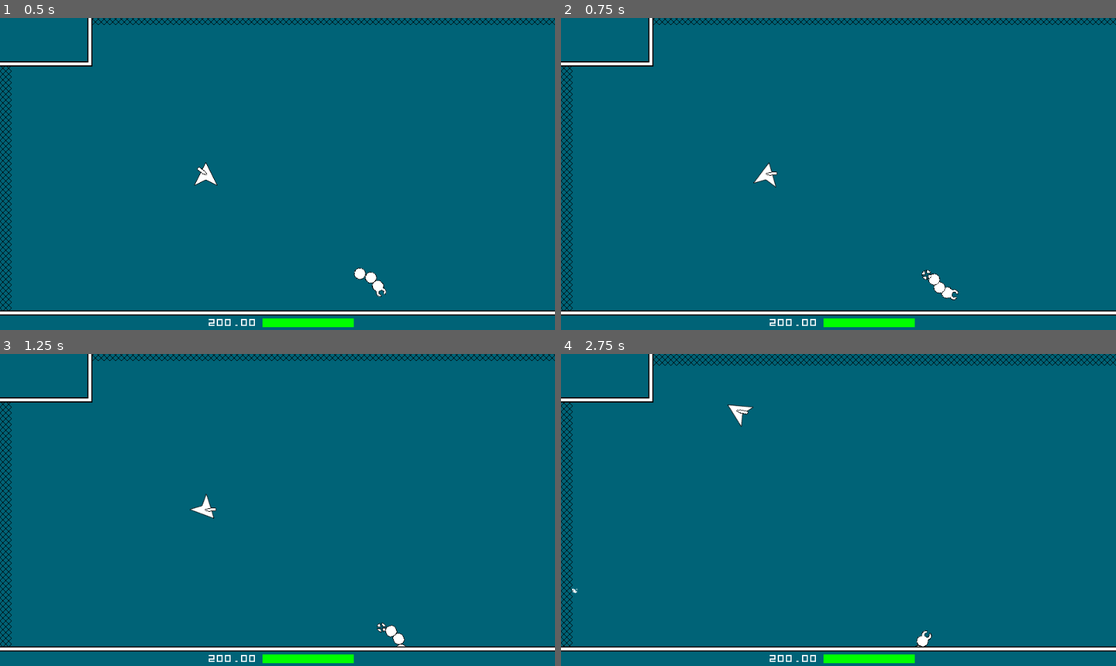
Above: before the commit, frames 1-4 (two rows, left to right).
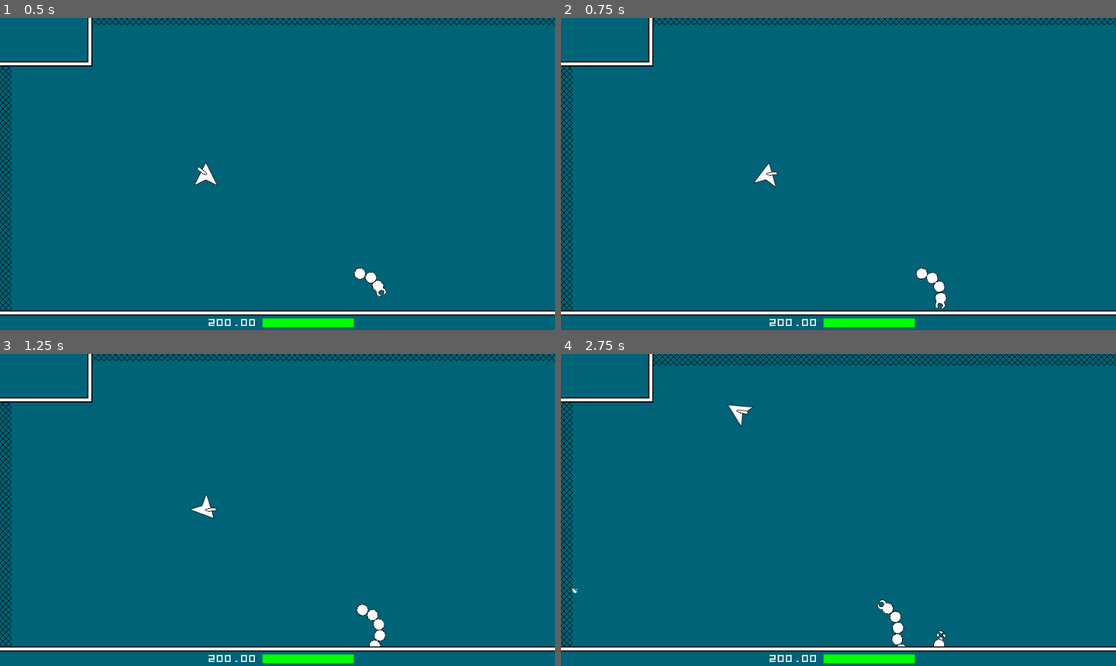
Above: after the commit, the same moments.

Repository: LangII/ProjectSpaceMiner
Game: Godot game, scene res://scenes/Main.tscn
The game is run twice, just before and just after one commit, with the same random seed, the same clock (stepped at 60 frames per second) and the same inputs.
Inputs (mouse positions are in pixels of both pictures, inside the frame that each line leads up to):
- Up to frame 1 (0.5 s): no input
- Up to frame 2 (0.75 s): move the mouse to (960, 158) at 0.52 s; hold D (right) from 0.53 s (still down); tap T (test) at 0.6 s
- Up to frame 3 (1.25 s): keep holding D (right)
- Up to frame 4 (2.75 s): move the mouse to (727, 525) at 1.27 s; release D (right) at 1.28 s; hold S (down) 1.28-2.03 s; click (727, 525) at 1.35 s; tap T (test) at 1.55, 2.1 s; move the mouse to (894, 441) at 2.02 s; hold D (right) from 2.03 s (still down)

Frame 1 is identical in both runs. In frame 2, 0.3% of the frame differs, in the area x 63-72%, y 79-94%; in frame 3, 0.4%; in frame 4, 0.5%, in the area x 56-70%, y 78-94%.
Error before the commit: Invalid get index 'Segment01' (on base: 'Dictionary'). (res://scripts/Enemy02.gd:461)

Commit message:
wip enemy02 split v03

Diff:
--- a/scripts/Bullet01.gd
+++ b/scripts/Bullet01.gd
@@ -54,7 +54,7 @@
 
 
 func collidedWithTileMap(col):
-	var mod_normal = col.normal.clamped(COLLISION_NORMAL_CLAMP)
+	var mod_normal = col.normal.limit_length(COLLISION_NORMAL_CLAMP)
 	var tile_pos = tile_map.world_to_map(col.position - mod_normal)
 	tile_map_logic.tileTakesDmg(tile_pos, DMG)
 	endOfCollision()
--- a/scripts/Enemy02.gd
+++ b/scripts/Enemy02.gd
@@ -1,14 +1,45 @@
+
+"""
+NEXT TO DOS
+-----------
+
+2023-02-05
+
+- Next to do is link split() to takeDmg() (depending on node taking damage).
+
+- Then make it so if Head or last Segment takes damage to 0 health, split() does not occur.
+Instead, those single nodes get deleted.
+
+- Then trigger whole Enemy02 death from Tail death.
+
+- Then create drop sprites and initiate them.
+
+- Then make Enemy02 start to target Ship.
+
+- Then create functionality of Ship taking damage and being knocked back from collision with
+Enemy02 (all collisions including Head, all Segments, and Tail).
+
+
+LOW PRIORITY TO DOS
+-------------------
+
+2023-02-05
+
+- From split...
+
+	- Resulting Enemy02s have an inconsistent gap between segments (SPINE_TO_SPINE_DIST).
+
+	- Front Enemy02 should keep old Enemy02's target.  It does not.  After split(), both front and
+	back Enemy02s make dramatic turns to pursue new targets.
+"""
 
 extends KinematicBody2D
 
 onready var util = get_node('/root/Main/Utilities')
-#onready var gameplay = get_node('/root/Main/Gameplay')
-#onready var ship = get_node('/root/Main/Gameplay/Ship')
-#onready var tilemap = get_node('/root/Main/Gameplay/TileMap')
 onready var _enemies_ = get_node('/root/Main/Gameplay/Enemies')
 
 onready var segment_scn = preload('res://scenes/Enemy02Segment.tscn')
-onready var enemy_02 = load('res://scenes/Enemy02.tscn')
+onready var enemy02 = load('res://scenes/Enemy02.tscn')
 
 
 ####################################################################################################
@@ -20,13 +51,12 @@
 onready var TAIL_SPIN_SPEED = 5
 onready var tail_spin_dir = util.getRandomItemFromArray([+1, -1])
 
-onready var SEGMENT_COUNT_LOW = 0
-onready var SEGMENT_COUNT_HIGH = 21
-onready var SPEED_LOW = 100
-onready var SPEED_HIGH = 60
-onready var INNER_TURN_SHARPNESS_LOW = 2.5
-onready var INNER_TURN_SHARPNESS_HIGH = 1.5
-
+onready var SEGMENT_COUNT_MIN = 0
+onready var SEGMENT_COUNT_MAX = 21
+onready var SPEED_MIN = 100
+onready var SPEED_MAX = 60
+onready var INNER_TURN_SHARPNESS_MIN = 2.5
+onready var INNER_TURN_SHARPNESS_MAX = 1.5
 onready var SEGMENT_COUNT = null
 onready var SPEED = null
 onready var INNER_TURN_SHARPNESS = null
@@ -48,7 +78,6 @@
 onready var TOTAL_SPINE_COUNT = null
 
 """ TODO:  initial target to be randomly generated """
-#onready var target = Vector2(620, 1000)
 onready var target = Vector2()
 
 onready var dist_to_target = 0.0
@@ -65,7 +94,6 @@
 onready var NEW_TARGET_DIST_MAX = 400
 
 onready var is_touching_wall = false
-onready var prev_is_touching_wall = false
 onready var can_get_new_target_from_col = true
 
 onready var CAN_GEN_NEW_TARGET_FROM_COL_DELAY = 2
@@ -88,6 +116,9 @@
 
 onready var segments_data = {}
 
+onready var LOWEST_SEGMENT_NAME = ''
+onready var HIGHEST_SEGMENT_NAME = ''
+
 
 ####################################################################################################
 
@@ -97,7 +128,7 @@
 	pass
 
 
-func init(_segment_count:int, _split_data_pack:Dictionary={}) -> void:
+func init(_segment_count:int, _from_split:bool=false, _spine:Array=[], _segments_data:Dictionary={}) -> void:
 
 	updateVarsFromSegmentCount(_segment_count)
 
@@ -109,27 +140,15 @@
 
 	$CanGenNewTargetFromColTimer.wait_time = CAN_GEN_NEW_TARGET_FROM_COL_DELAY
 
-#	if not _split_data_pack:
 	genNewTarget()
 
-	if _split_data_pack:
-		spine = _split_data_pack['spine']
-#		target = _split_data_pack['target']
-
-#		segments_data = _split_data_pack['segments_data']
-
-		for segment_name in _split_data_pack['segments_data'].keys():
-			segments_data[segment_name]['health'] = _split_data_pack['segments_data'][segment_name]['health']
-			segments_data[segment_name]['wounded_level'] = _split_data_pack['segments_data'][segment_name]['wounded_level']
-
-		for segment_name in segments_data.keys():
-			if segments_data[segment_name]['health'] < SEGMENT_MAX_HEALTH:
-				HAS_TAKEN_DMG = true
-				startWoundedTweenHighUp()
-				startWoundedTweenLowUp()
-				break
-#
-		print("\nsegments_data = ", segments_data)
+	if _from_split:
+
+		spine = _spine
+
+		handleSegmentsDataFromSplitInit(_segments_data)
+
+	setLowestHighestSegmentNames()
 
 
 func _process(_delta:float) -> void:
@@ -170,19 +189,13 @@
 
 
 func updateVarsFromSegmentCount(_segment_count:int) -> void:
-	if _segment_count < SEGMENT_COUNT_LOW or _segment_count > SEGMENT_COUNT_HIGH:
+	if _segment_count < SEGMENT_COUNT_MIN or _segment_count > SEGMENT_COUNT_MAX:
 		util.throwError(
 			"Enemy02.updateVarsFromSegmentCount() arg _segment_count must be between %s and %s " %
-			[SEGMENT_COUNT_LOW, SEGMENT_COUNT_HIGH] + "inclusively."
+			[SEGMENT_COUNT_MIN, SEGMENT_COUNT_MAX] + "inclusively."
 		)
 	SEGMENT_COUNT = _segment_count
-	SPEED = util.normalize(
-		SEGMENT_COUNT, SEGMENT_COUNT_LOW, SEGMENT_COUNT_HIGH, SPEED_LOW, SPEED_HIGH
-	)
-	INNER_TURN_SHARPNESS = util.normalize(
-		SEGMENT_COUNT, SEGMENT_COUNT_LOW, SEGMENT_COUNT_HIGH, INNER_TURN_SHARPNESS_LOW,
-		INNER_TURN_SHARPNESS_HIGH
-	)
+	updateSpeedAndInnerTurnSharpness()
 
 
 func initSpine() -> void:
@@ -241,14 +254,37 @@
 	}
 
 
-#func moveSegmentsToIgnored() -> void:
-#	for segment_name in segments_map.keys():
-#		var segment_node = get_node(segment_name)
-#		remove_child(segment_node)
-#		$Ignored.add_child(segment_node)
-
-
-####################################################################################################
+func handleSegmentsDataFromSplitInit(_segments_data:Dictionary) -> void:
+	for segment_name in _segments_data.keys():
+		# Only transfer 'health' and 'wounded_level' from _segments_data.  Node ref DO NOT get transfered.
+		segments_data[segment_name]['health'] = _segments_data[segment_name]['health']
+		segments_data[segment_name]['wounded_level'] = _segments_data[segment_name]['wounded_level']
+		if segments_data[segment_name]['health'] < SEGMENT_MAX_HEALTH:  HAS_TAKEN_DMG = true
+	if HAS_TAKEN_DMG:
+		startWoundedTweenHighUp()
+		startWoundedTweenLowUp()
+
+
+func setLowestHighestSegmentNames() -> void:
+	var segment_names = []
+	for segment_name in segments_data.keys():
+		if not segment_name in ['Head', 'Tail']:
+			segment_names += [segment_name]
+	LOWEST_SEGMENT_NAME = segment_names.min()
+	HIGHEST_SEGMENT_NAME = segment_names.max()
+
+
+####################################################################################################
+
+
+func updateSpeedAndInnerTurnSharpness() -> void:
+	SPEED = util.normalize(
+		SEGMENT_COUNT, SEGMENT_COUNT_MIN, SEGMENT_COUNT_MAX, SPEED_MIN, SPEED_MAX
+	)
+	INNER_TURN_SHARPNESS = util.normalize(
+		SEGMENT_COUNT, SEGMENT_COUNT_MIN, SEGMENT_COUNT_MAX, INNER_TURN_SHARPNESS_MIN,
+		INNER_TURN_SHARPNESS_MAX
+	)
 
 
 func updateCurDir() -> void:
@@ -334,18 +370,21 @@
 	HAS_TAKEN_DMG = true
 	var segment_name = ''
 	if _node_took_dmg.name.begins_with('Segment'):		segment_name = _node_took_dmg.name
-	elif _node_took_dmg.name.begins_with('Enemy02'):	segment_name = 'Head'
+	elif (
+		_node_took_dmg.name.begins_with('Enemy02')
+		or _node_took_dmg.name.begins_with('@Enemy02')
+	):													segment_name = 'Head'
 	elif _node_took_dmg.name == 'Tail':					segment_name = 'Tail'
 	segments_data[segment_name]['health'] -= _dmg
 	setWoundedLevels(segment_name)
 	startWoundedTweenHighUp()
 	startWoundedTweenLowUp()
+	if segment_name in ['Head', 'Tail', HIGHEST_SEGMENT_NAME]:  return
+	if segments_data[segment_name]['health'] <= 0:
+		split(segment_name)
 
 
 func startWoundedTweenHighUp() -> void:
-
-#	util.printWithTime("started startWoundedTweenHighUp()")
-
 	if not HAS_TAKEN_DMG:  return
 	for segment_name in segments_data.keys():
 		var wounded_level = segments_data[segment_name]['wounded_level']
@@ -356,13 +395,8 @@
 		)
 	$WoundedTweenHighUp.start()
 
-#	util.printWithTime("finished startWoundedTweenHighUp()")
-
 
 func startWoundedTweenHighDown():
-
-#	util.printWithTime("started startWoundedTweenHighDown()")
-
 	if not HAS_TAKEN_DMG:  return
 	for segment_name in segments_data.keys():
 		var wounded_level = segments_data[segment_name]['wounded_level']
@@ -373,13 +407,8 @@
 		)
 	$WoundedTweenHighDown.start()
 
-#	util.printWithTime("finished startWoundedTweenHighDown()")
-
 
 func startWoundedTweenLowUp() -> void:
-
-#	util.printWithTime("started startWoundedTweenLowUp()")
-
 	if not HAS_TAKEN_DMG:  return
 	for segment_name in segments_data.keys():
 		var wounded_level = segments_data[segment_name]['wounded_level']
@@ -390,13 +419,8 @@
 		)
 	$WoundedTweenLowUp.start()
 
-#	util.printWithTime("finished startWoundedTweenLowUp()")
-
 
 func startWoundedTweenLowDown():
-
-#	util.printWithTime("started startWoundedTweenLowDown()")
-
 	if not HAS_TAKEN_DMG:  return
 	for segment_name in segments_data.keys():
 		var wounded_level = segments_data[segment_name]['wounded_level']
@@ -407,8 +431,6 @@
 		)
 	$WoundedTweenLowDown.start()
 
-#	util.printWithTime("finished startWoundedTweenLowDown()")
-
 
 func setWoundedLevels(_segment_name:String) -> void:
 	for level in WOUNDED_MAP.keys():
@@ -420,14 +442,6 @@
 			return
 
 
-#func getSplitDataPack() -> Dictionary:
-#	var split_data_pack_ = {}
-#	var spine_ = null
-#
-#
-#	return split_data_pack_
-
-
 func split(_del_segment_name:String) -> void:
 
 	"""
@@ -437,6 +451,14 @@
 
 	var del_segment_i = int(_del_segment_name.substr(7, 2))
 
+	instFrontEnemy02FromSplit(_del_segment_name, del_segment_i)
+
+	updatesFromSplit(del_segment_i)
+
+	updateSpeedAndInnerTurnSharpness()
+
+	genNewTarget()
+
 	$WoundedTweenHighUp.remove_all()
 	$WoundedTweenHighDown.remove_all()
 	$WoundedTweenLowUp.remove_all()
@@ -444,105 +466,65 @@
 
 	$HeadImg.modulate = Color(1, 1, 1, 1)
 
-	var front_enemy02_global_position = global_position
-
-#	SEGMENT_COUNT = 4
-	SEGMENT_COUNT -= del_segment_i + 1
-
-#	var new_head = 'Segment04'
-	var new_head = 'Segment%02d' % [del_segment_i + 1]
-
-	var front_enemy02_segments_data = {}
-
-#	for segment_name in ['Segment01', 'Segment02']:
-	for i in range(1, del_segment_i):
-		var segment_name = 'Segment%02d' % [i]
-
-		front_enemy02_segments_data[segment_name] = segments_data[segment_name]
-
-#	front_enemy02_segments_data['Head'] = segments_data['Head']
-	front_enemy02_segments_data['Head'] = segments_data['Head'].duplicate(true)
-
-	front_enemy02_segments_data['Tail'] = segments_data['Tail']
-
-#	segments_data['Head']['health'] = segments_data['Segment04']['health']
-#	segments_data['Head']['wounded_level'] = segments_data['Segment04']['wounded_level']
-	segments_data['Head']['health'] = segments_data[new_head]['health']
-	segments_data['Head']['wounded_level'] = segments_data[new_head]['wounded_level']
-
-#	var new_head_i = segments_map['Segment04']['spine_i']
-	var new_head_i = segments_map[new_head]['spine_i']
-
-#	var new_spine = spine.slice(segments_map['Segment04']['spine_i'], spine.size())
-	var new_spine = spine.slice(segments_map[new_head]['spine_i'], spine.size())
-
-#	var new_head_global_position = spine[segments_map['Segment04']['spine_i']]
-	var new_head_global_position = spine[segments_map[new_head]['spine_i']]
-
-#	var front_enemy02_spine = spine.slice(0, segments_map['Segment03']['spine_i'])
-	var front_enemy02_spine = spine.slice(0, segments_map[_del_segment_name]['spine_i'])
-
-
-#	for segment_name in ['Segment01', 'Segment02', 'Segment03', 'Segment04']:
-	for i in range(1, del_segment_i + 2):
-		var segment_name = 'Segment%02d' % [i]
-
-		get_node(segment_name).queue_free()
-
-		segments_map.erase(segment_name)
-
-		segments_data.erase(segment_name)
-
-	for segment_name in segments_map.keys():
-
-		segments_map[segment_name]['spine_i'] -= new_head_i
-
-	spine = new_spine
-
-	global_position = new_head_global_position
-
-	SPEED = util.normalize(
-
-#		4, SEGMENT_COUNT_LOW, SEGMENT_COUNT_HIGH, SPEED_LOW, SPEED_HIGH
-		SEGMENT_COUNT, SEGMENT_COUNT_LOW, SEGMENT_COUNT_HIGH, SPEED_LOW, SPEED_HIGH
-
-	)
-	INNER_TURN_SHARPNESS = util.normalize(
-
-#		4, SEGMENT_COUNT_LOW, SEGMENT_COUNT_HIGH, INNER_TURN_SHARPNESS_LOW,
-		SEGMENT_COUNT, SEGMENT_COUNT_LOW, SEGMENT_COUNT_HIGH, INNER_TURN_SHARPNESS_LOW,
-
-		INNER_TURN_SHARPNESS_HIGH
-	)
-
-	var front_target = target
-
-	genNewTarget()
-
 	startWoundedTweenHighUp()
 	startWoundedTweenLowUp()
 
-#	print("\nspine =\n", spine)
-#	print("\nsegments_map =\n", segments_map)
-#	print("\nsegments_data =\n", segments_data)
-
-	"""~~~~~~~~~~~~~~~~~~~~~~~~~~~~~~~~~~~~~~~~~~~~~~~~~~~~~~~~~~~~~~~~~~~~~~~~~~~~~~~~~~~~~~~~~~"""
-
-	var split_data_pack = {
-		'spine': front_enemy02_spine,
-		'segments_data': front_enemy02_segments_data,
-		'target': target
-	}
-
-	print("\nfront_enemy02_segments_data = ", front_enemy02_segments_data)
-
-	var new_front_enemy_02 = enemy_02.instance()
-	_enemies_.add_child(new_front_enemy_02)
-
-#	new_front_enemy_02.init(2, split_data_pack)
-	new_front_enemy_02.init(del_segment_i - 1, split_data_pack)
-
-	new_front_enemy_02.global_position = front_enemy02_global_position
+
+func instFrontEnemy02FromSplit(_del_segment_name:String, _del_segment_i:int) -> void:
+	var new_front_segments_data = {}
+	for i in range(int(LOWEST_SEGMENT_NAME.substr(7, 2)), _del_segment_i):
+		var segment_name = 'Segment%02d' % [i]
+		new_front_segments_data[segment_name] = segments_data[segment_name]
+	new_front_segments_data['Head'] = segments_data['Head'].duplicate(true)
+	new_front_segments_data['Tail'] = segments_data['Tail']
+	var enemy02_inst = enemy02.instance()
+	_enemies_.add_child(enemy02_inst)
+	enemy02_inst.init(
+		_del_segment_i - 1,
+		true,
+
+		# Giving a large buffer to end of slice for quick and dirty debug.
+		spine.slice(0, segments_map[_del_segment_name]['spine_i'] + 100),
+
+		new_front_segments_data
+	)
+	enemy02_inst.global_position = global_position
+
+
+func updatesFromSplit(_del_segment_i:int) -> void:
+
+	SEGMENT_COUNT -= _del_segment_i + 1
+	var new_head_segment = 'Segment%02d' % [_del_segment_i + 1]
+
+	# Transfer health and wounded data from segment to new head.
+	segments_data['Head']['health'] = segments_data[new_head_segment]['health']
+	segments_data['Head']['wounded_level'] = segments_data[new_head_segment]['wounded_level']
+
+	# Save spine and pos data before making deletions on segments map and data.
+	var new_head_spine_i = segments_map[new_head_segment]['spine_i']
+	var new_spine = spine.slice(segments_map[new_head_segment]['spine_i'], spine.size())
+	var new_head_global_position = spine[segments_map[new_head_segment]['spine_i']]
+
+	# Delete "front" section of segments.
+	for i in range(int(LOWEST_SEGMENT_NAME.substr(7, 2)), _del_segment_i + 2):
+		var segment_name = 'Segment%02d' % [i]
+		get_node(segment_name).queue_free()
+		segments_map.erase(segment_name)
+		segments_data.erase(segment_name)
+
+	var buffer_spine = []
+	for _i in range(50):
+		buffer_spine += [new_spine[-1]]
+
+	# Transfer saved spine and pos data to new "back" section of segments.
+	for segment_name in segments_map.keys():  segments_map[segment_name]['spine_i'] -= new_head_spine_i
+
+#	spine = new_spine
+	spine = new_spine + buffer_spine
+
+	global_position = new_head_global_position
+
+	setLowestHighestSegmentNames()
 
 
 ####################################################################################################
--- a/scripts/Main.gd
+++ b/scripts/Main.gd
@@ -8,23 +8,7 @@
 	################################################################################################
 	""" TESTING """
 
-#	var var01 = 100
-#	var var02 = var01
-#
-#	print("\nvar01 = ", var01)
-#	print("var02 = ", var02)
-#
-#	var02 += 50
-#
-#	print("\nvar01 = ", var01)
-#	print("var02 = ", var02)
-#
-#	print("\nTime.get_time_string_from_system() = ", Time.get_time_string_from_system())
-#	print("\nOS.get_system_time_msecs() - OS.get_system_time_secs()*1000 = ", OS.get_system_time_msecs() - OS.get_system_time_secs()*1000)
-
-#	print("test = ", 'Segment04'.substr(7, 2))
-
-#	for i in range(1, 3):
+#	for i in range(1, 5):
 #		print("i = ", i)
 
 #	return
@@ -42,9 +26,21 @@
 
 	if Input.is_action_just_pressed('test'):
 
-		var enemy = get_node('Gameplay/Enemies/Enemy02')
+		var enemies = get_node('Gameplay/Enemies')
 
-		enemy.split('Segment03')
+		for enemy in enemies.get_children():
+
+			print("\n\n\n%s:" % [enemy.name])
+
+			print("\nenemy.spine =\n", enemy.spine)
+
+			print("\nenemy.segments_map =\n", enemy.segments_map)
+
+			print("\nenemy.segments_data =\n", enemy.segments_data)
+
+#		var enemy = get_node('Gameplay/Enemies/Enemy02')
+
+#		enemy.split('Segment03')
 
 #		print("\nenemy.spine =\n", enemy.spine)
 
